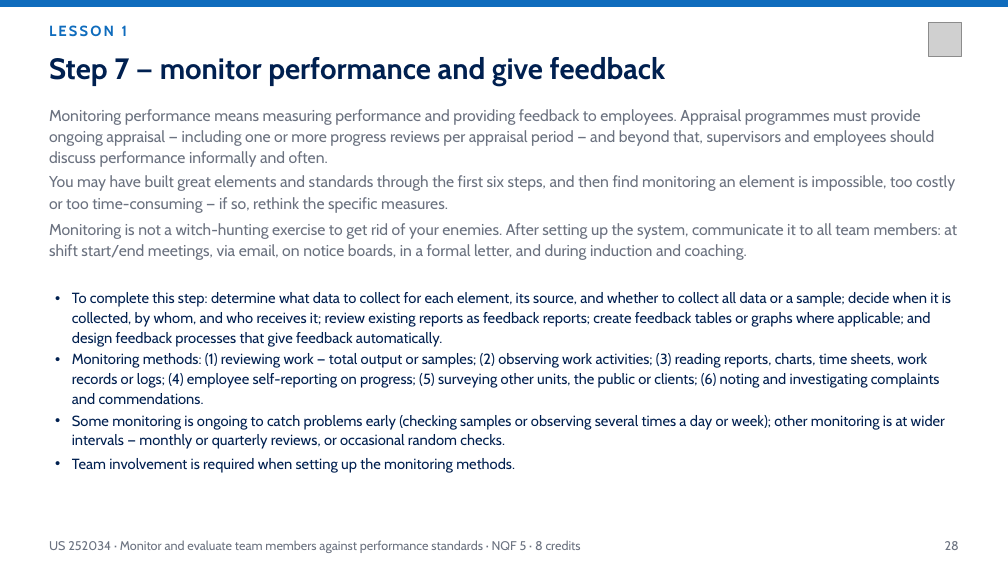
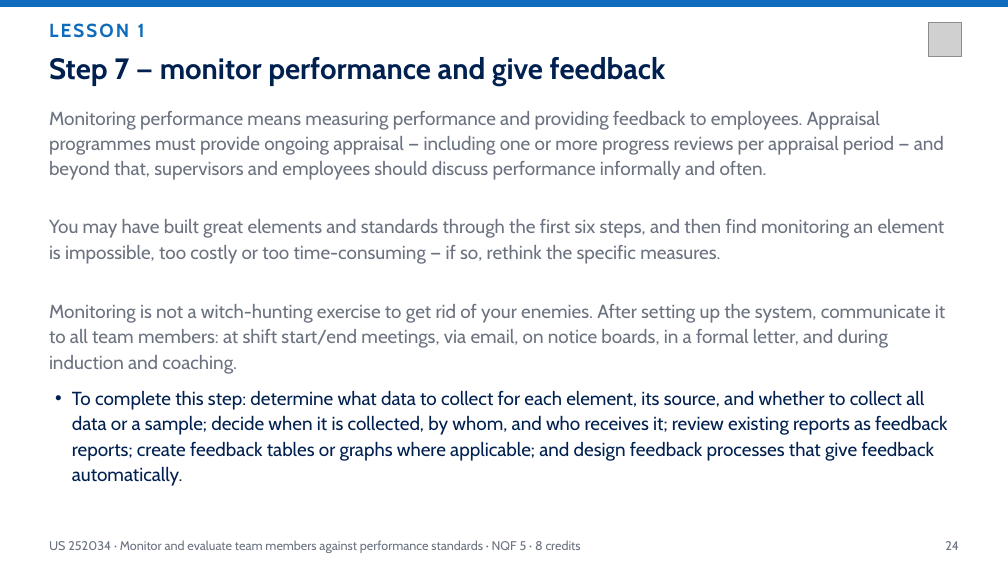
Before and after one commit to andrekyle/ITsystemsupport, a slide deck: slide 24 of public/downloads/US-252034-Monitor-Evaluate-Performance.pptx (slide 28 before the commit). Drawn at 1008x567 pixels with LibreOffice and Linux fonts; fonts in the diff are those of the drawing; grey boxes stand for pictures. Boxes give left, top, right and bottom in pixels: in the first picture for what was removed or moved away, otherwise in the second. Text is boxed around its words. In the diff, an @@ line names an element or a change of style, - is before the commit and + after.

Commit message:
Deck standard: 18pt minimum with measured no-overflow layout, quizzes removed from decks; 252034 regenerated (49 slides / 44 pages)

```diff
--- a/public/downloads/US-252034-Monitor-Evaluate-Performance.pptx
+++ b/public/downloads/US-252034-Monitor-Evaluate-Performance.pptx
@@ text "LESSON 1" at (49, 23, 145, 38): size 14 to 18 pt @@
@@ text "You may have built great ...": place and size @@
-text "You may have built great ..." at (49, 175, 955, 213)
+text "You may have built great ..." at (49, 219, 945, 264)
@@ size 15 to 18 pt in 3 elements at (49, 111, 944, 180), (49, 219, 945, 264), (49, 304, 945, 374) @@
@@ text "Monitoring is not a witch-hunting ...": place and size @@
-text "Monitoring is not a witch-hunting ..." at (49, 223, 957, 260)
+text "Monitoring is not a witch-hunting ..." at (49, 304, 945, 374)
@@ text removed at (72, 353, 940, 404) @@
-• Monitoring methods: (1) reviewing work — total output or samples; (2) observing work activities; (3) reading reports, charts, time sheets, work records or logs; (4) employee self-reporting on progress; (5) surveying other units, the public or clients; (6) noting and investigating complaints and commendations.
@@ text "To complete this step: determine ..." at (72, 390, 947, 486): size 14 to 18 pt @@
@@ text "To complete this step: determine ...": place and size @@
-text "To complete this step: determine ..." at (72, 292, 951, 347)
+text "To complete this step: determine ..." at (72, 390, 947, 486)
@@ text removed at (72, 415, 945, 449) @@
-• Some monitoring is ongoing to catch problems early (checking samples or observing several times a day or week); other monitoring is at wider intervals — monthly or quarterly reviews, or occasional random checks.
@@ text removed at (72, 458, 515, 473) @@
-• Team involvement is required when setting up the monitoring methods.
@@ text at (945, 541, 959, 550): text changed @@
-28
+24
```
Also in this commit, not shown: 32 other slides changed, 15 slides added, 34 slides removed, 4 other files.
